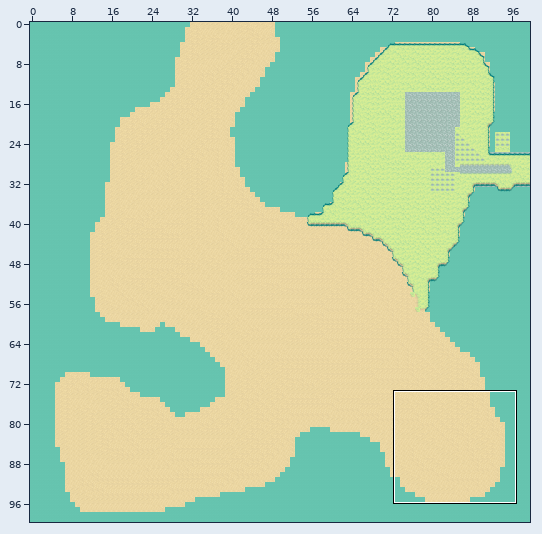
Two versions of a level (Tiled map (JSON), Elvernes forbandelse/ElvenCurse.Core/Maps/03.json). The first picture is a wide view before the edit; the outline marks the close-up.
Close-up. Before:
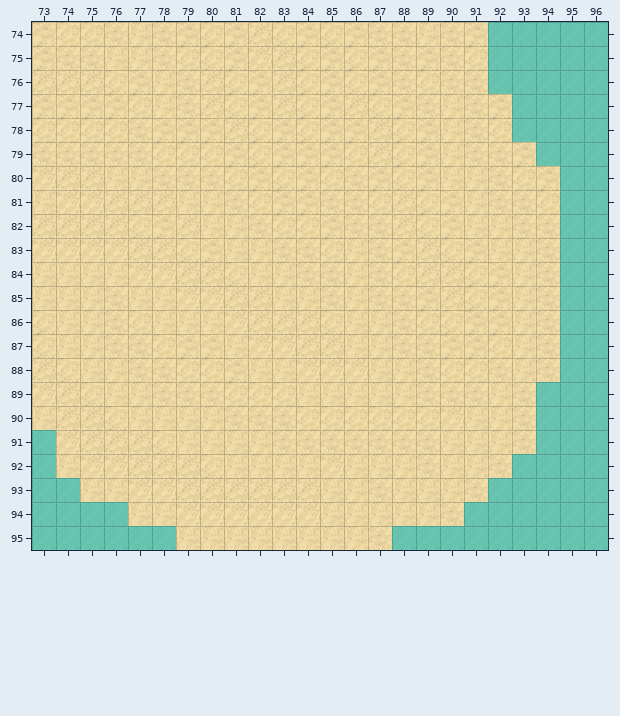
Cells are 32x32 px. Shown: x 73..96, y 74..95.
Once edited:
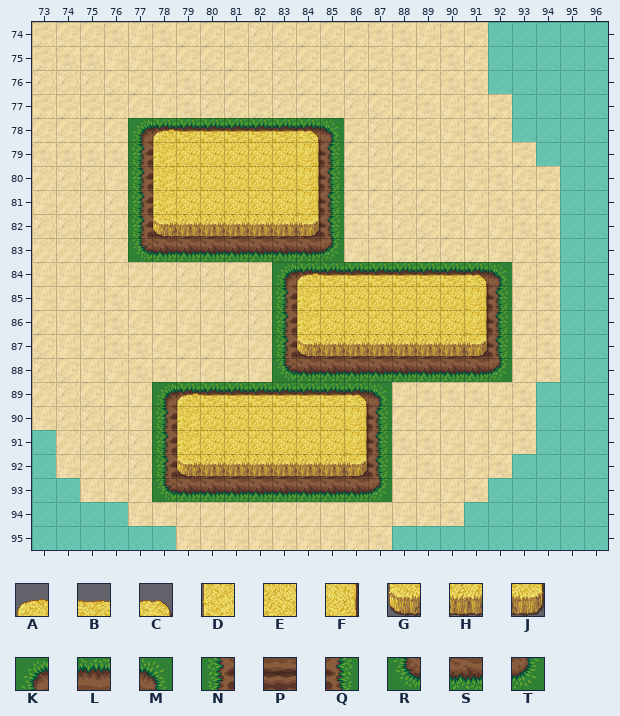
Key: from "Terrain": A 271, B 272, C 273, D 303, E 304, F 305, G 335, H 336, J 337, K 643, L 644, M 645, N 675, P 676, Q 677, R 707, S 708, T 709.
_ is an empty cell.
Tiles of an added or newly shown layer are drawn over the layers below it.
Diff:
Layer "Tile Layer 6" (added):
y 78: x 77..85 _________ -> KLLLLLLLM
y 79..81: x 77..78 __ -> NP; x 84..85 __ -> PQ
y 82: x 77..85 _________ -> NPPPPPPPQ
y 83: x 77..85 _________ -> RSSSSSSST
y 84: x 83..92 __________ -> KLLLLLLLLM
y 85..86: x 83..84 __ -> NP; x 91..92 __ -> PQ
y 87: x 83..92 __________ -> NPPPPPPPPQ
y 88: x 83..92 __________ -> RSSSSSSSST
y 89: x 78..87 __________ -> KLLLLLLLLM
y 90..91: x 78..79 __ -> NP; x 86..87 __ -> PQ
y 92: x 78..87 __________ -> NPPPPPPPPQ
y 93: x 78..87 __________ -> RSSSSSSSST
Layer "Tile Layer 7" (added):
y 78: x 78..84 _______ -> ABBBBBC
y 79..81: x 78..84 _______ -> DEEEEEF
y 82: x 78..84 _______ -> GHHHHHJ
y 84: x 84..91 ________ -> ABBBBBBC
y 85..86: x 84..91 ________ -> DEEEEEEF
y 87: x 84..91 ________ -> GHHHHHHJ
y 89: x 79..86 ________ -> ABBBBBBC
y 90..91: x 79..86 ________ -> DEEEEEEF
y 92: x 79..86 ________ -> GHHHHHHJ
Changed places in both close-ups, as pixel boxes (x1, y1, x2, y2):
added: (128, 118, 512, 502)
